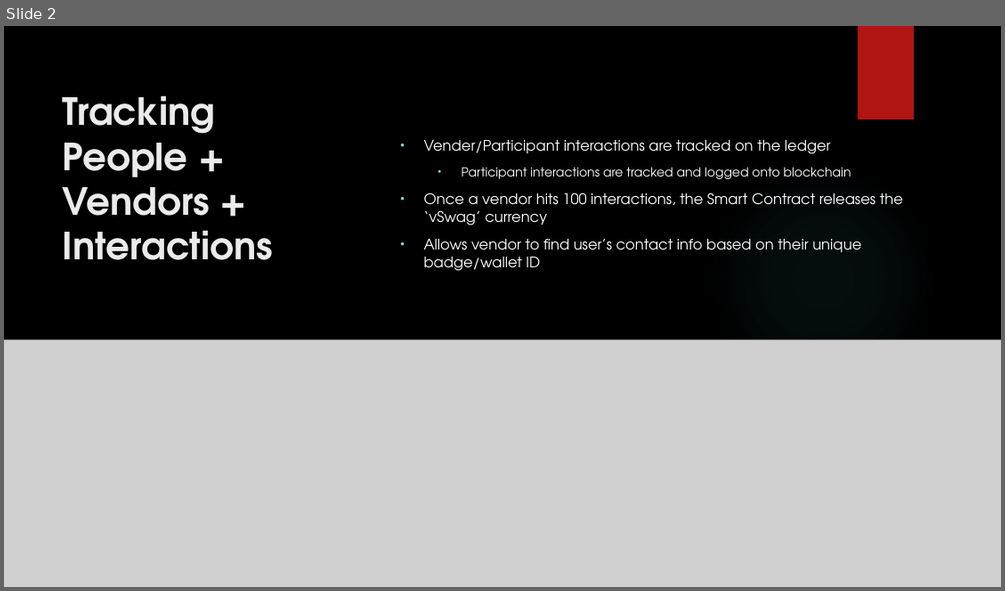
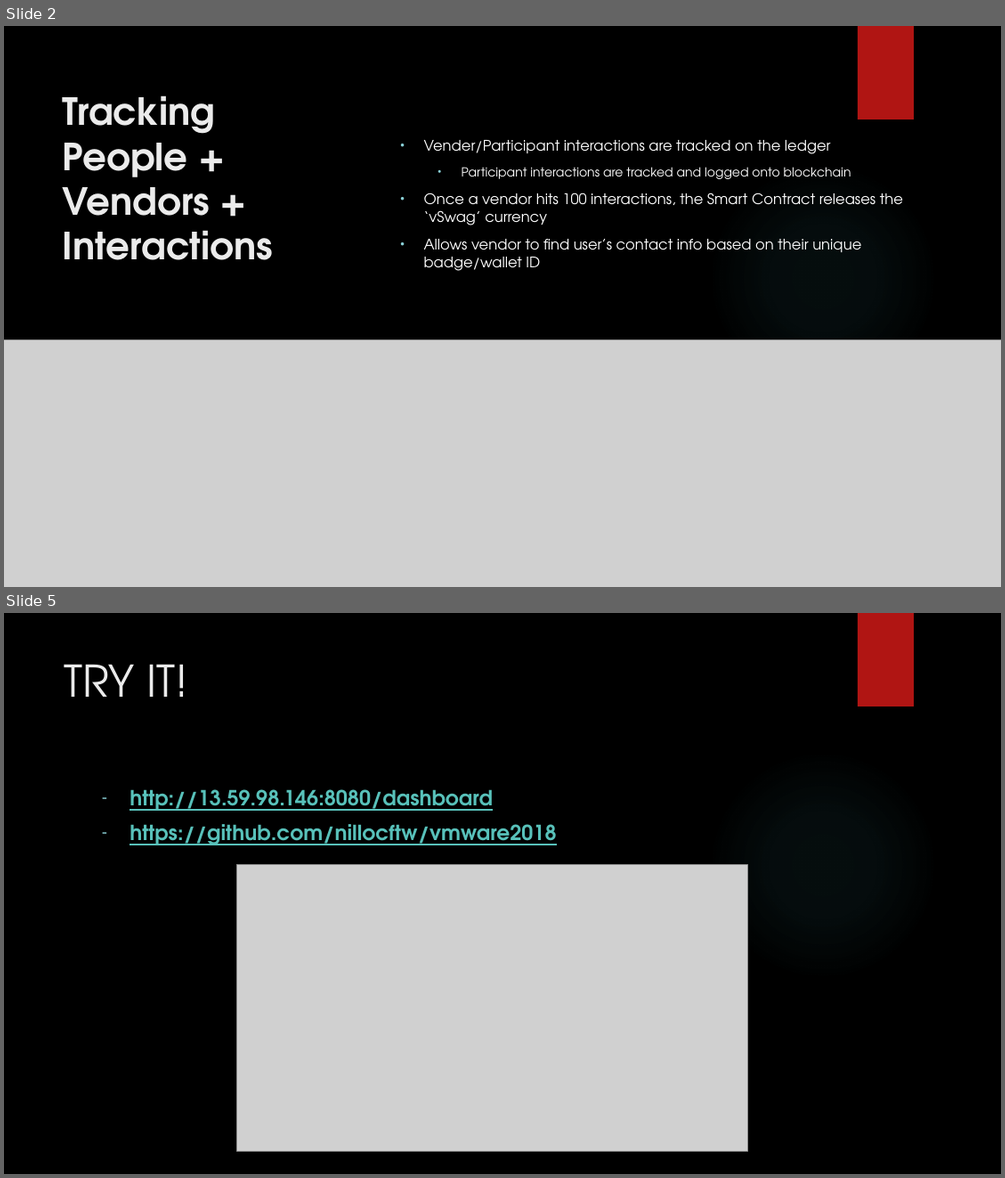
Before and after one commit to collin-thomas/vmware2018, a slide deck: Concord + VMWorld customer Relations.pptx. Shown one above the other, each under a label of ours: slide 2 before the commit, slides 2 and 5 after it; the slides between them are not shown. The pictures are 1005x591 and 1005x1178 pixels, drawn with LibreOffice and Linux fonts; fonts in the diff are those of the drawing; grey boxes stand for pictures; background and template pictures are left out. Boxes give left, top, right and bottom in pixels: in the first picture for what was removed or moved away, otherwise in the second. Text is boxed around its words. In the diff, an @@ line names an element or a change of style, - is before the commit and + after.

```diff
--- a/Concord + VMWorld customer Relations.pptx
+++ b/Concord + VMWorld customer Relations.pptx
@@ slide 5 added at [4,613,1001,1174], background picture (left out); not listed: 2 template elements that a slide beside it also shows @@
@@ title added at [65,664,187,697], 42 pt, text #EBEBEB @@
+TRY IT!
@@ text added at [129,789,556,845], 20 pt, text #58C1BA, bold, underline @@
+– http://13.59.98.146:8080/dashboard
+– https://github.com/nillocftw/vmware2018
@@ picture added at [237,864,748,1151] @@
```
Also in this commit, not shown: 2 slides changed, 1 other slide added.
